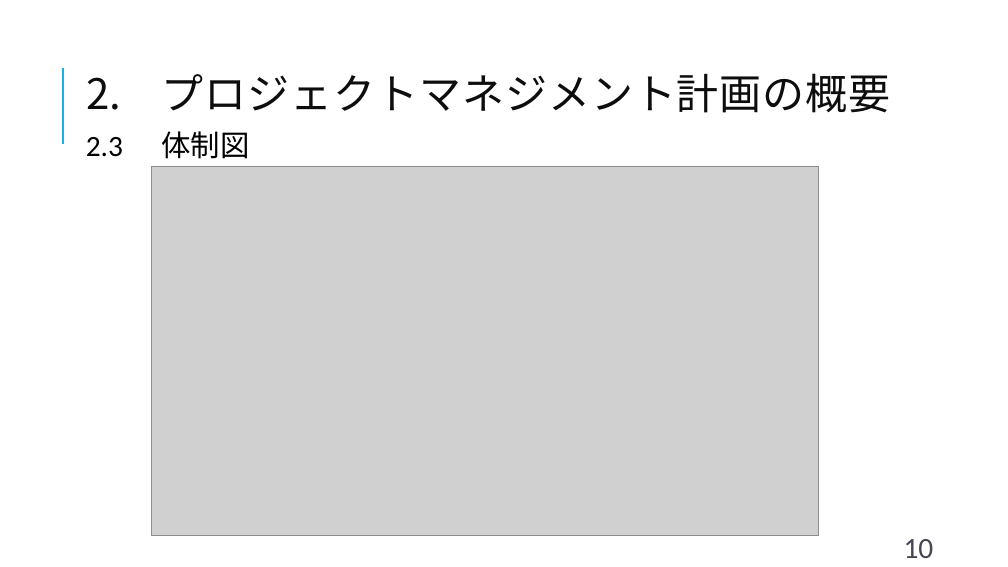
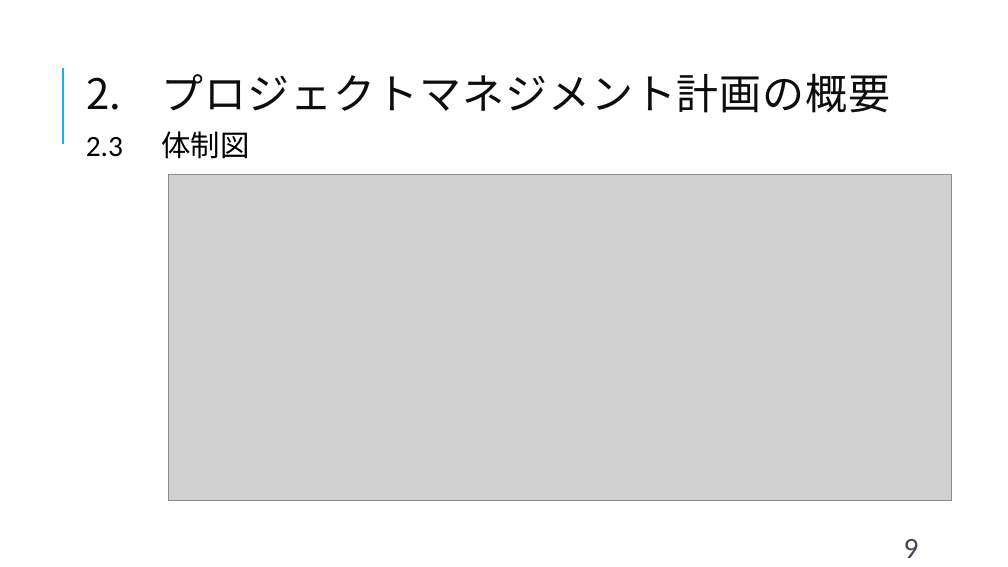
Before and after one commit to shimoda-a/pmpractice, a slide deck: slide 9 of yabuki-a/PM演習矢吹a/PM演習_中間報告_矢吹研A班.pptx (slide 10 before the commit). Drawn at 1008x567 pixels with LibreOffice and Linux fonts; fonts in the diff are those of the drawing; grey boxes stand for pictures. Boxes give left, top, right and bottom in pixels: in the first picture for what was removed or moved away, otherwise in the second. Text is boxed around its words. In the diff, an @@ line names an element or a change of style, - is before the commit and + after.

```diff
--- a/yabuki-a/PM演習矢吹a/PM演習_中間報告_矢吹研A班.pptx
+++ b/yabuki-a/PM演習矢吹a/PM演習_中間報告_矢吹研A班.pptx
@@ picture: place and size @@
-picture at <box>152,166,819,535</box>
+picture at <box>169,175,951,501</box>
@@ page number at <box>904,539,919,558</box>: text changed @@
-10
+9
```
Also in this commit, not shown: 10 other slides changed, 2 slides added, 1 slide removed, 2 other files.
